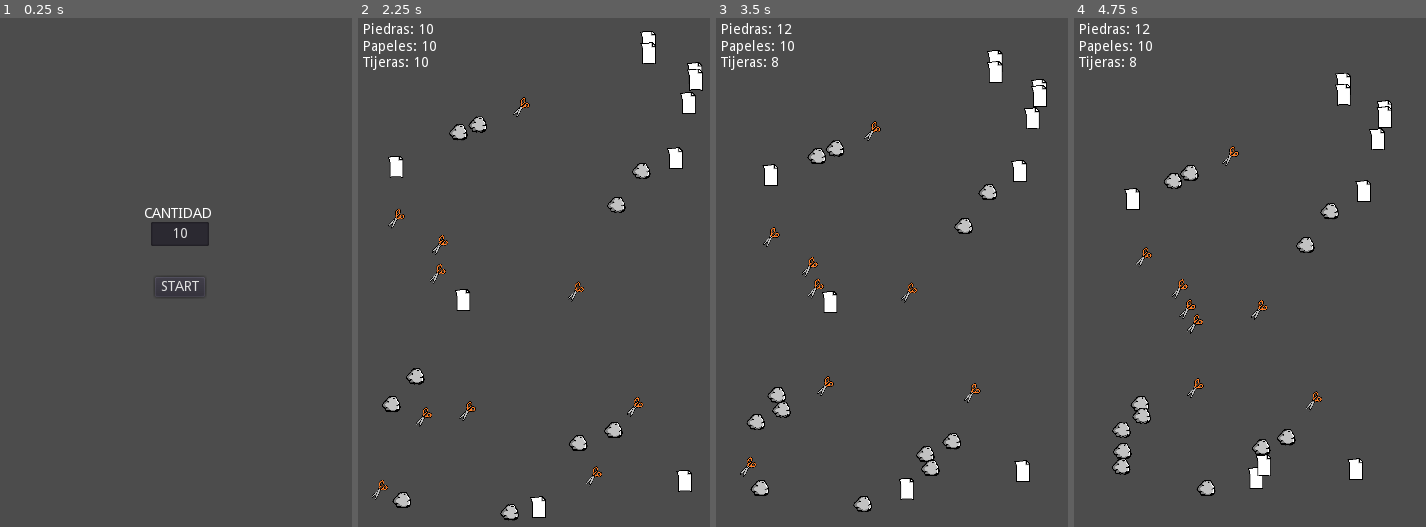
Above: before the commit, frames 1-4 (left to right).
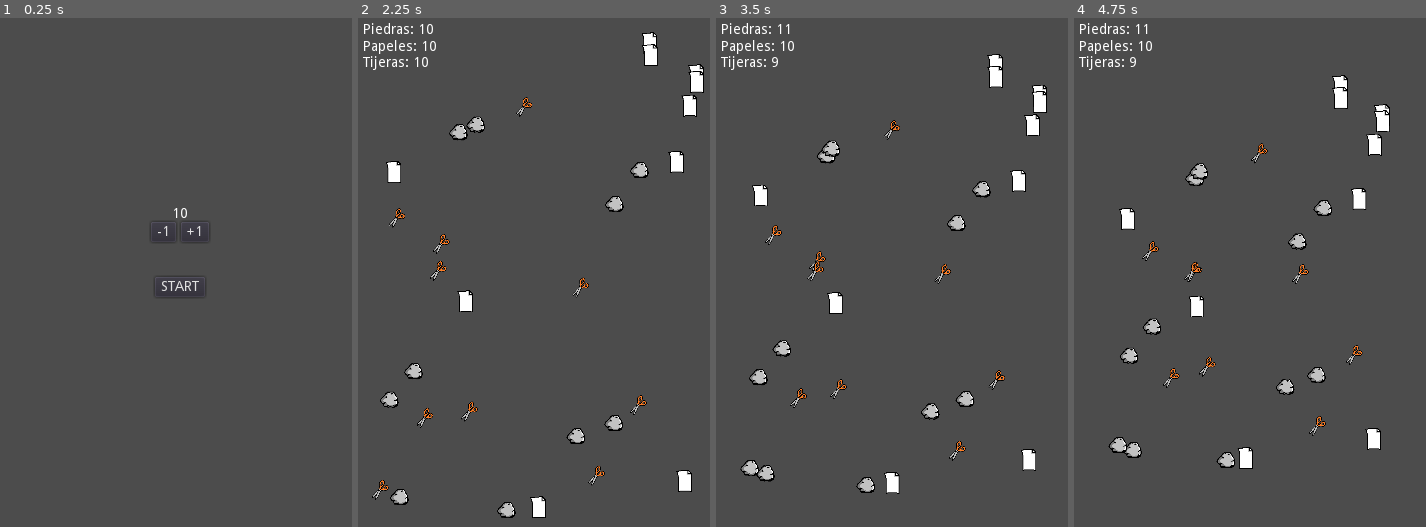
Above: after the commit, the same moments.

Repository: Earthsnake12/PiedraPapelTijera
Game: Godot game, scene res://main/main.tscn
The game is run twice, just before and just after one commit, with the same random seed, the same clock (stepped at 60 frames per second) and the same inputs.
Inputs (mouse positions are in pixels of both pictures, inside the frame that each line leads up to):
- Up to frame 1 (0.25 s): no input
- Up to frame 2 (2.25 s): click (551, 231) at 0.5 s, where only the run after the commit has a clickable "+1"; click (519, 231) at 1.25 s, where only the run after the commit has a clickable "-1"; click "START" at 2 s
- Up to frame 3 (3.5 s): no input
- Up to frame 4 (4.75 s): no input

The runs differ from the first frame. In frame 1, 0.5% of the frame differs, in the area x 41-60%, y 37-45%; in frame 2, 2.7%; in frame 3, 5.1%; in frame 4, 5.5%, in the area x 9-91%, y 1-94%.

Commit message:
a

Diff:
--- a/elemento/Elemento.gd
+++ b/elemento/Elemento.gd
@@ -9,12 +9,8 @@
 	randomize()
 	screen_size = get_viewport_rect().size #tomo el tamaño de la ventana
 
-	#lo arranco en un punto random de la pantalla
 	position = Vector2(rand_range(10, screen_size.x-10), rand_range(10, screen_size.y-10))
 
-	#creo el vector velocidad
-	#velocity = Vector2(rand_range(0, 1), rand_range(0, 1))
-	#velocity = velocity.normalized() * speed
 
 # es llamado en cada frame. Delta es el tiempo pasado entre frame
 func _process(delta):
@@ -32,9 +28,9 @@
 
 	for i in range(1, buscados.size()):
 		if position.distance_to(buscados[i].position) > velocity.length():
-			velocity = position.direction_to(buscados[i].position)
+			velocity = buscados[i].position-position
 
-	velocity *= speed
+	velocity = velocity.normalized() * speed
 	position += velocity * delta
 
 
--- a/main/HUD.gd
+++ b/main/HUD.gd
@@ -5,21 +5,6 @@
 # Called when the node enters the scene tree for the first time.
 func _ready():
 	$Control_Start/Cantidad.text = "10"
-	pass # Replace with function body.
-
-func start_game():
-	var CANT = $Control_Start/Cantidad.text
-	if CANT.is_valid_integer():
-		$Control_score/Piedras.text = "Piedras: " + CANT
-		$Control_score/Papeles.text = "Papeles: " + CANT
-		$Control_score/Tijeras.text = "Tijeras: " + CANT
-
-		$Control_game_over.hide()
-		$Control_score.show()
-		$Control_Start/Error_ingreso.hide()
-		$Control_Start.hide()
-	else:
-		$Control_Start/Error_ingreso.show()
 
 
 func show_game_over(ganador):
@@ -29,5 +14,25 @@
 
 
 func _on_Start_pressed():
-	start_game()
+	var CANT = $Control_Start/Cantidad.text
+
+	$Control_score/Piedras.text = "Piedras: " + CANT
+	$Control_score/Papeles.text = "Papeles: " + CANT
+	$Control_score/Tijeras.text = "Tijeras: " + CANT
+
+	$Control_game_over.hide()
+	$Control_Start.hide()
+	$Control_score.show()
+
 	emit_signal("start_game")
+
+func _on_Aumentar_button_down():
+	var CANT = int($Control_Start/Cantidad.text)
+	CANT += 1
+	$Control_Start/Cantidad.text = str(CANT)
+
+
+func _on_Disminuir_button_down():
+	var CANT = int($Control_Start/Cantidad.text)
+	CANT -= 1
+	$Control_Start/Cantidad.text = str(CANT)
--- a/main/HUD.tscn
+++ b/main/HUD.tscn
@@ -42,14 +42,15 @@
 margin_right = 87.39
 margin_bottom = 45.24
 
-[node name="Cant-Texto" type="Label" parent="Control_Start"]
+[node name="Cantidad" type="Label" parent="Control_Start"]
 anchor_left = 0.5
 anchor_right = 0.5
 margin_left = -36.0
 margin_right = 36.0
-text = "CANTIDAD"
+text = "10"
+align = 1
 
-[node name="Cantidad" type="LineEdit" parent="Control_Start"]
+[node name="Contro-Botones" type="Control" parent="Control_Start"]
 anchor_left = 0.5
 anchor_top = 0.5
 anchor_right = 0.5
@@ -58,20 +59,24 @@
 margin_top = -30.0
 margin_right = 29.0
 margin_bottom = -10.0
-align = 1
 
-[node name="Error_ingreso" type="Label" parent="Control_Start"]
-visible = false
-anchor_left = 0.5
+[node name="Aumentar" type="Button" parent="Control_Start/Contro-Botones"]
+anchor_left = 1.0
 anchor_top = 0.5
-anchor_right = 0.5
+anchor_right = 1.0
 anchor_bottom = 0.5
-margin_left = -82.0
-margin_top = -7.0
-margin_right = 82.0
-margin_bottom = 7.0
-text = "Ingrese un numero valido"
-align = 1
+margin_left = -28.0
+margin_top = -10.0
+margin_bottom = 10.0
+text = "+1"
+
+[node name="Disminuir" type="Button" parent="Control_Start/Contro-Botones"]
+anchor_top = 0.5
+anchor_bottom = 0.5
+margin_top = -10.0
+margin_right = 12.0
+margin_bottom = 10.0
+text = "-1"
 
 [node name="Start" type="Button" parent="Control_Start"]
 anchor_left = 0.5
@@ -132,5 +137,7 @@
 text = "WIN"
 align = 1
 
+[connection signal="button_down" from="Control_Start/Contro-Botones/Aumentar" to="." method="_on_Aumentar_button_down"]
+[connection signal="button_down" from="Control_Start/Contro-Botones/Disminuir" to="." method="_on_Disminuir_button_down"]
 [connection signal="pressed" from="Control_Start/Start" to="." method="_on_Start_pressed"]
 [connection signal="pressed" from="Control_game_over/Restart" to="." method="_on_Start_pressed"]
--- a/main/main.gd
+++ b/main/main.gd
@@ -22,11 +22,11 @@
 		if CANT_PIEDRAS == 0:
 			$HUD.show_game_over("TIJERAS")
 		if CANT_PAPELES == 0:
-			$HUD.show_game_over("PIDRAS")
+			$HUD.show_game_over("PIEDRAS")
 		if CANT_TIJERAS == 0:
 			$HUD.show_game_over("PAPELES")
 
-		get_tree().call_group("elementos", "queue_free")
+		#get_tree().call_group("elementos", "queue_free")
 		enJuego = false
 
 func _on_HUD_start_game():
